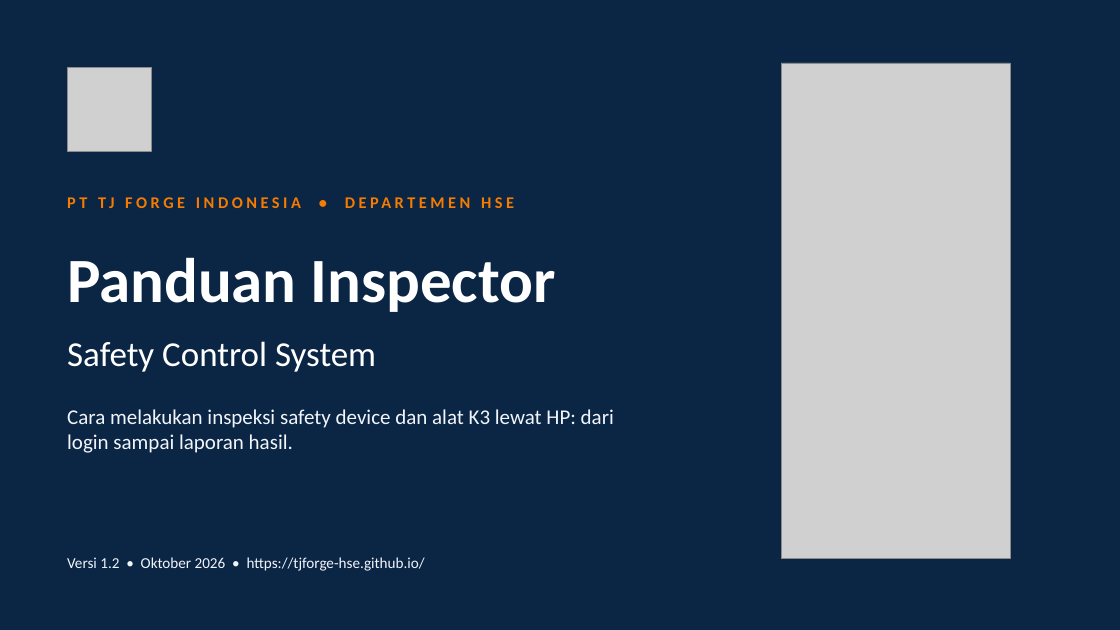
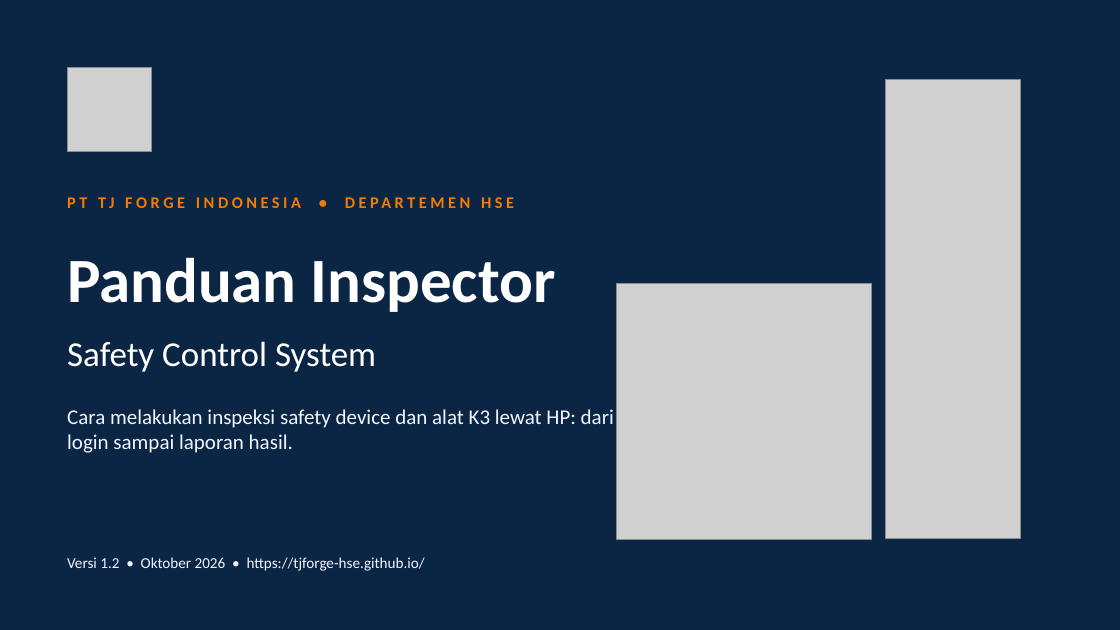
Before and after one commit to tjforge-hse/tjforge-hse.github.io, a slide deck: slide 1 of panduan-inspector.pptx. Drawn at 1120x630 pixels with LibreOffice and Linux fonts; fonts in the diff are those of the drawing; grey boxes stand for pictures. Boxes give left, top, right and bottom in pixels: in the first picture for what was removed or moved away, otherwise in the second. Text is boxed around its words. In the diff, an @@ line names an element or a change of style, - is before the commit and + after.

```diff
--- a/panduan-inspector.pptx
+++ b/panduan-inspector.pptx
@@ rounded rectangle: place and size @@
-rounded rectangle at [771, 53, 1021, 569]
+rounded rectangle at [877, 70, 1029, 548]
@@ picture: place and size @@
-picture at [781, 63, 1011, 559]
+picture at [886, 80, 1020, 539]
@@ picture added at [617, 284, 871, 539] @@
```
Also in this commit, not shown: 9 other slides changed, 1 slide added, 1 other file.
